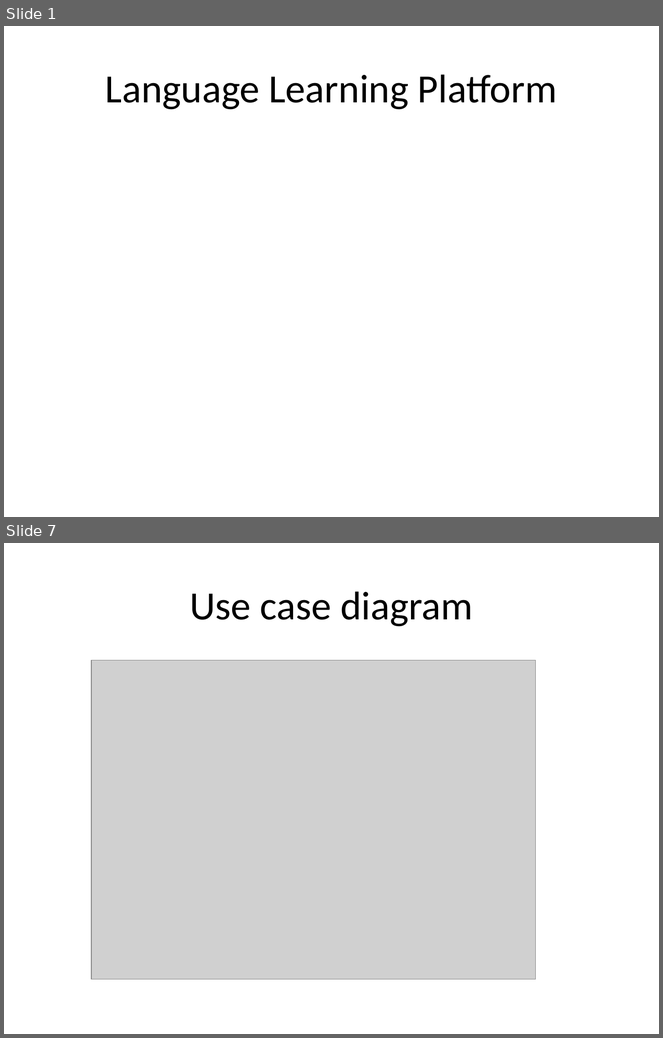
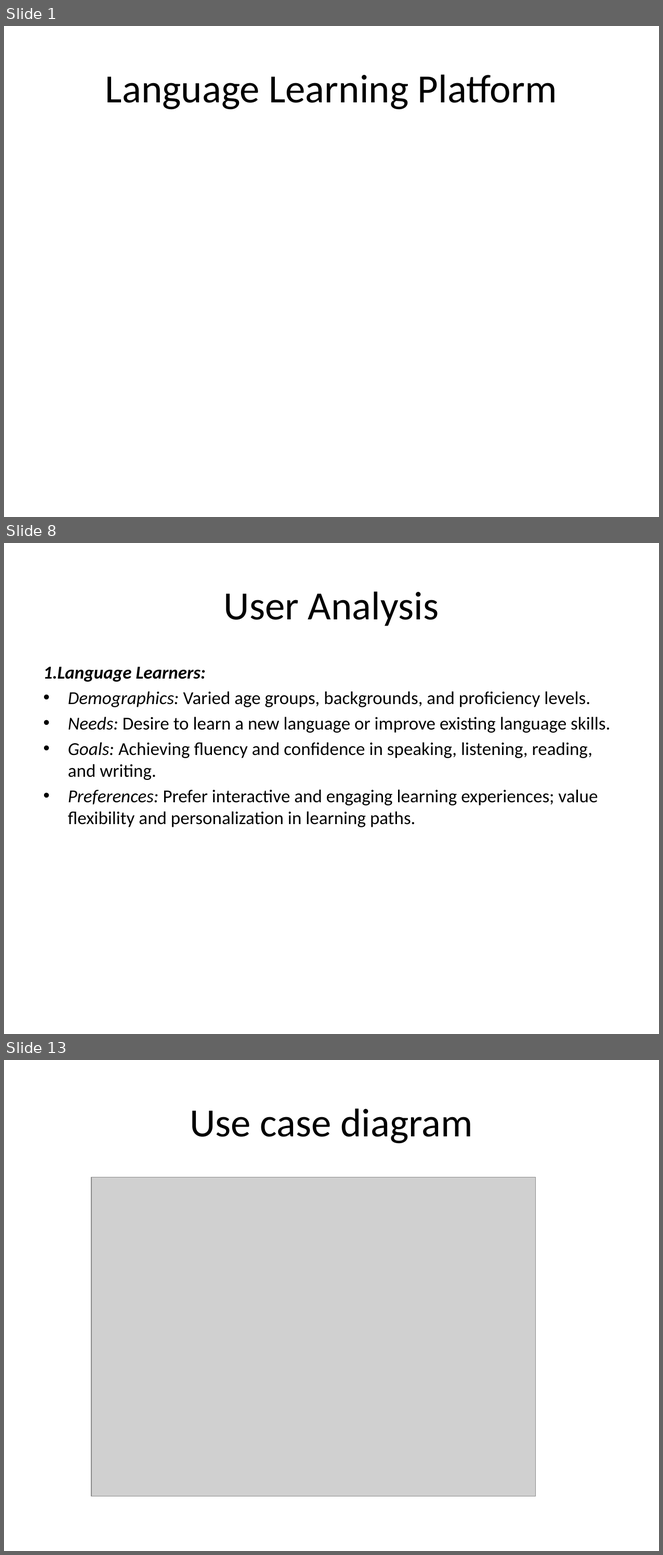
Before and after one commit to VictorMK22/PixelPioneers, a slide deck: Presentation1.pptx. Shown one above the other, each under a label of ours: slides 1 and 7 before the commit, slides 1, 8 and 13 after it; the slides between them are not shown. The pictures are 663x1038 and 663x1555 pixels, drawn with LibreOffice and Linux fonts; fonts in the diff are those of the drawing; grey boxes stand for pictures. Boxes give left, top, right and bottom in pixels: in the first picture for what was removed or moved away, otherwise in the second. Text is boxed around its words. In the diff, an @@ line names an element or a change of style, - is before the commit and + after.

```diff
--- a/Presentation1.pptx
+++ b/Presentation1.pptx
@@ slide 8 added at bbox=[4, 543, 659, 1034], background #FFFFFF @@
@@ title added at bbox=[224, 591, 439, 626], 44 pt, text #000000 @@
+User Analysis
@@ text added at bbox=[44, 667, 610, 827], 20 pt, text #000000 @@
+1.Language Learners:
+• Demographics: Varied age groups, backgrounds, and proficiency levels.
+• Needs: Desire to learn a new language or improve existing language skills.
+• Goals: Achieving fluency and confidence in speaking, listening, reading, and writing.
+• Preferences: Prefer interactive and engaging learning experiences; value flexibility and personalization in learning paths.
@@ what was slide 7 is now slide 13 @@
```
Also in this commit, not shown: 5 slides changed, 5 other slides added.
